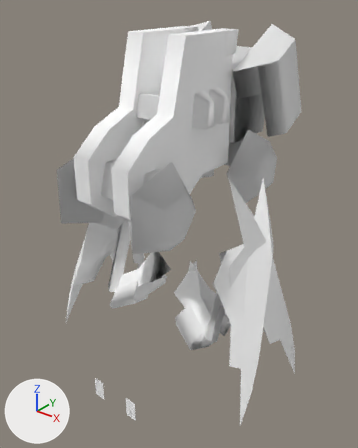
An edit to the OBJ model Assets/Art/Nova1492/GXConverted/Models/UnitParts/Legs/datan_common_s_legs33_spod_72b4e49f.obj, drawn before and after from the same camera.
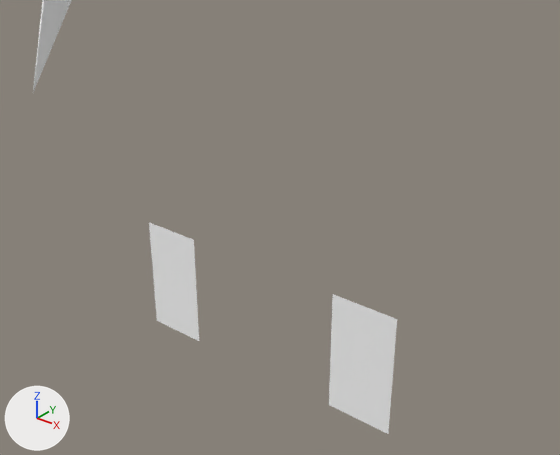
Each version is shown whole from a 50 mm lens placed at (2.299, -2.803, 2.153), pointed at (0.021, 0.046, 0.387), then close up from a 50 mm lens placed at (0.633, -1.509, -0.272), pointed at (-0.016, -0.699, -0.775). The axes (+X, +Y, +Z) are drawn at lower left. The lights are the same throughout. The older version's two pictures come first. Where no turn or scale is listed for an object, it has been applied to the vertices.

Names of what the first close-up shows: 'datan_common_s_legs33_spod_72b4e49f_mesh06', 'datan_common_s_legs33_spod_72b4e49f_mesh13', 'datan_common_s_legs33_spod_72b4e49f_mesh14'.
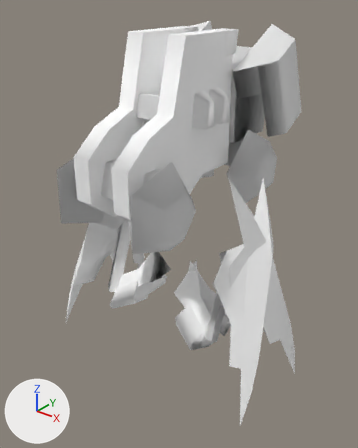
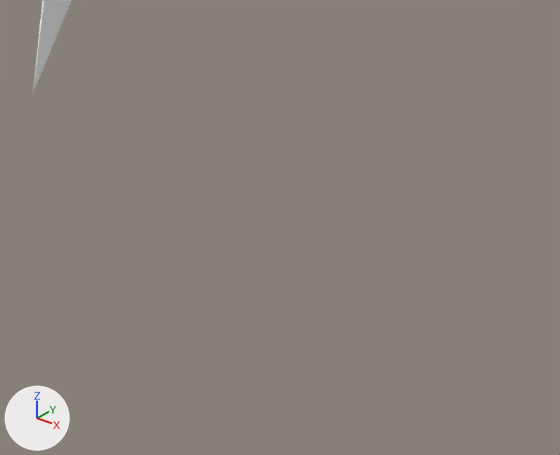
What changed in the scene script:
```text
Remove ob_datan_common_s_legs33_spod_72b4e49f_mesh13:
    ob_datan_common_s_legs33_spod_72b4e49f_mesh13 = bpy.data.objects.new('datan_common_s_legs33_spod_72b4e49f_mesh13', me_datan_common_s_legs33_spod_72b4e49f_mesh13)
    ob_datan_common_s_legs33_spod_72b4e49f_mesh13.location = (0.0, 0.0, 0.0)
Remove ob_datan_common_s_legs33_spod_72b4e49f_mesh14:
    ob_datan_common_s_legs33_spod_72b4e49f_mesh14 = bpy.data.objects.new('datan_common_s_legs33_spod_72b4e49f_mesh14', me_datan_common_s_legs33_spod_72b4e49f_mesh14)
    ob_datan_common_s_legs33_spod_72b4e49f_mesh14.location = (0.0, 0.0, 0.0)
```

Pixel boxes [x1, y1, x2, y2] of what changed, in the close-ups (560 x 455 px):
'datan_common_s_legs33_spod_72b4e49f_mesh13', deleted
    before: [329, 294, 397, 434]
'datan_common_s_legs33_spod_72b4e49f_mesh14', deleted
    before: [149, 222, 199, 341]
